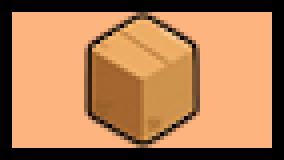
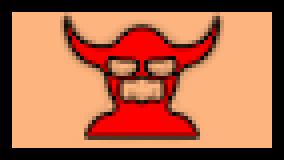
Two versions of the same layered image (w=284, h=160). Layer-by-layer changes:
added layer "Boss" above "Item" over (60, 12, 224, 144)
hid "Item" over (84, 12, 200, 148)
